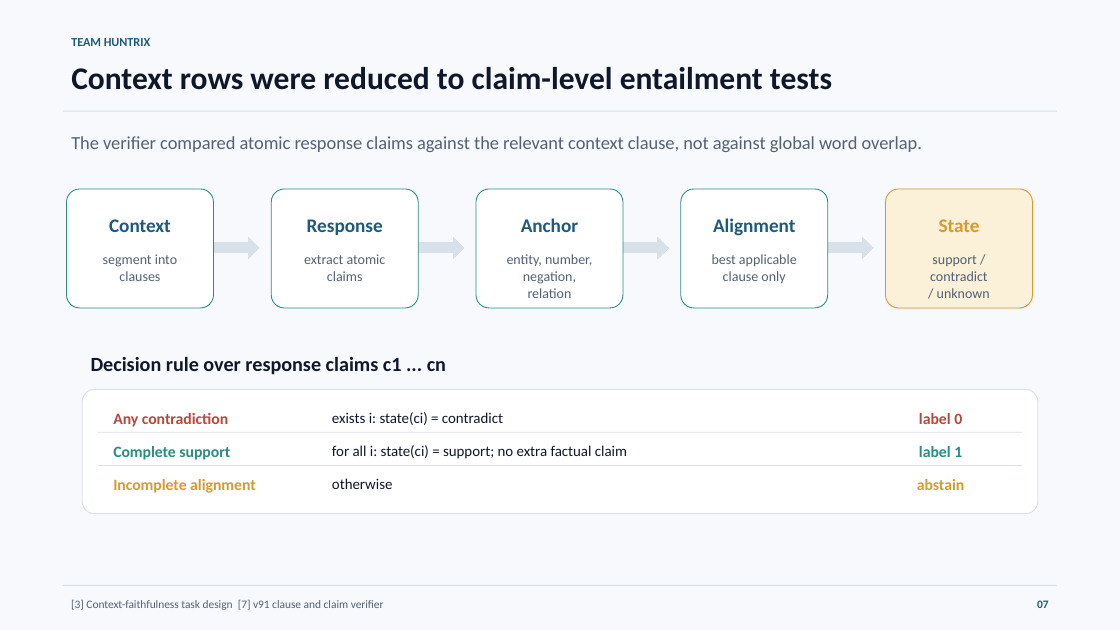
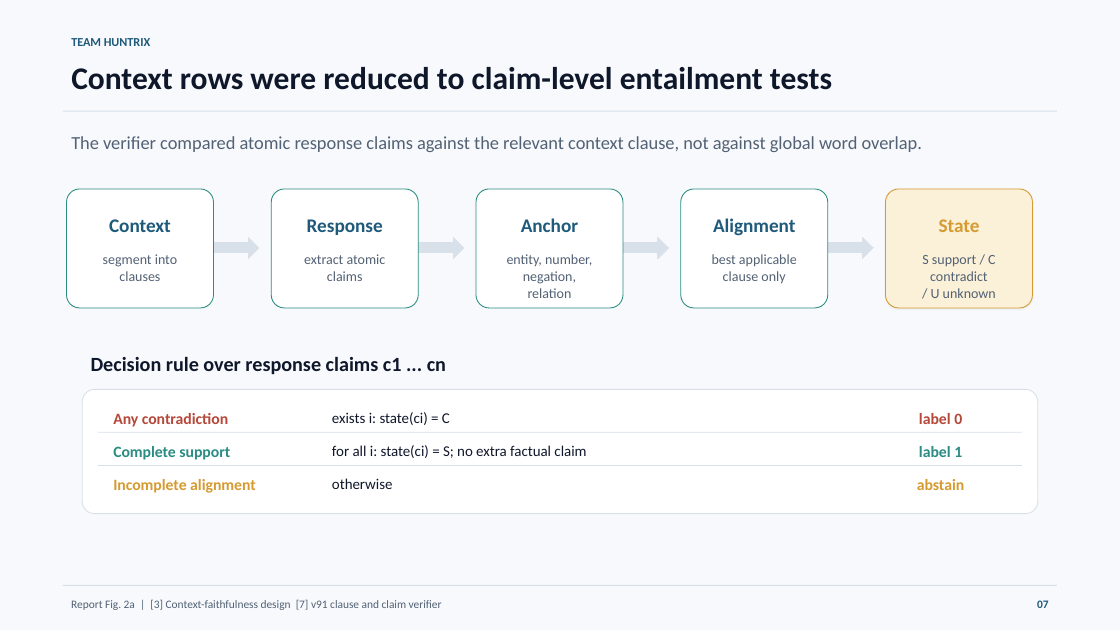
Before and after one commit to Seyamalam/bengali-hallucination-v91-submission, a slide deck: slide 7 of presentation/Huntrix_Final_Presentation.pptx. Drawn at 1120x630 pixels with LibreOffice and Linux fonts; fonts in the diff are those of the drawing. Boxes give left, top, right and bottom in pixels: in the first picture for what was removed or moved away, otherwise in the second. Text is boxed around its words. In the diff, an @@ line names an element or a change of style, - is before the commit and + after.

```diff
--- a/presentation/Huntrix_Final_Presentation.pptx
+++ b/presentation/Huntrix_Final_Presentation.pptx
@@ text at [922,255,996,298]: text changed @@
-support / contradict
-/ unknown
+S support / C contradict
+/ U unknown
@@ text at [332,412,450,425]: text changed @@
-exists i: state(ci) = contradict
+exists i: state(ci) = C
@@ text at [332,445,586,458]: text changed @@
-for all i: state(ci) = support; no extra factual claim
+for all i: state(ci) = S; no extra factual claim
@@ text at [71,599,442,610]: text changed @@
-[3] Context-faithfulness task design [7] v91 clause and claim verifier
+Report Fig. 2a | [3] Context-faithfulness design [7] v91 clause and claim verifier
```
Also in this commit, not shown: 4 other slides changed, 4 other files.
